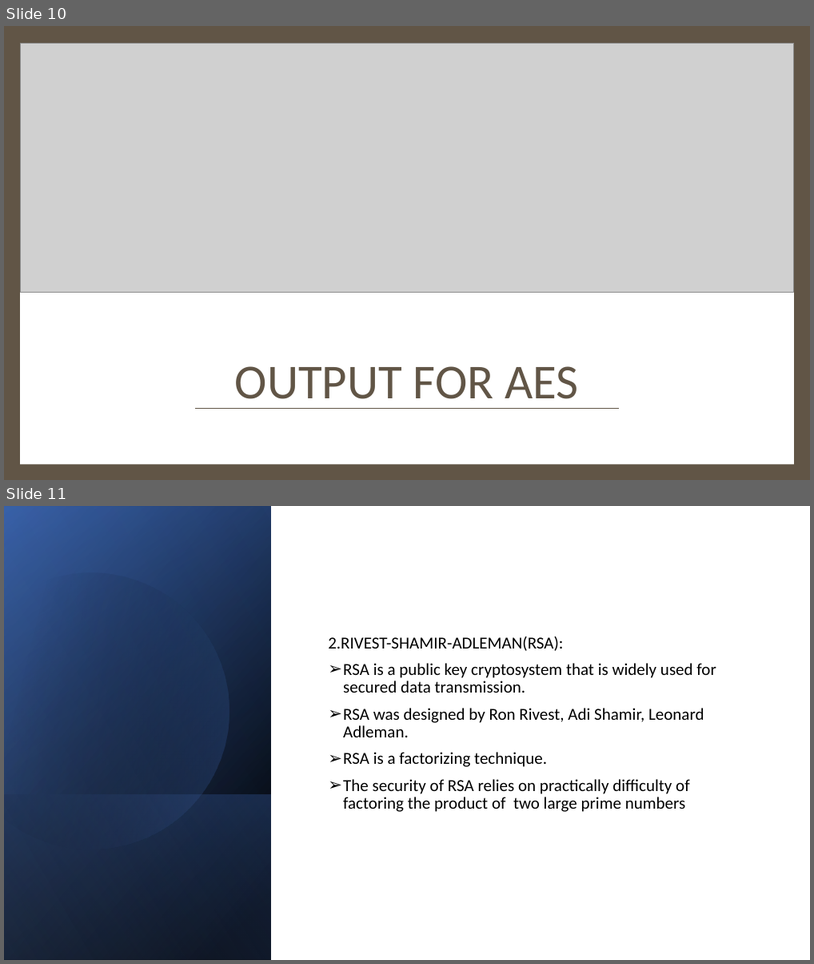
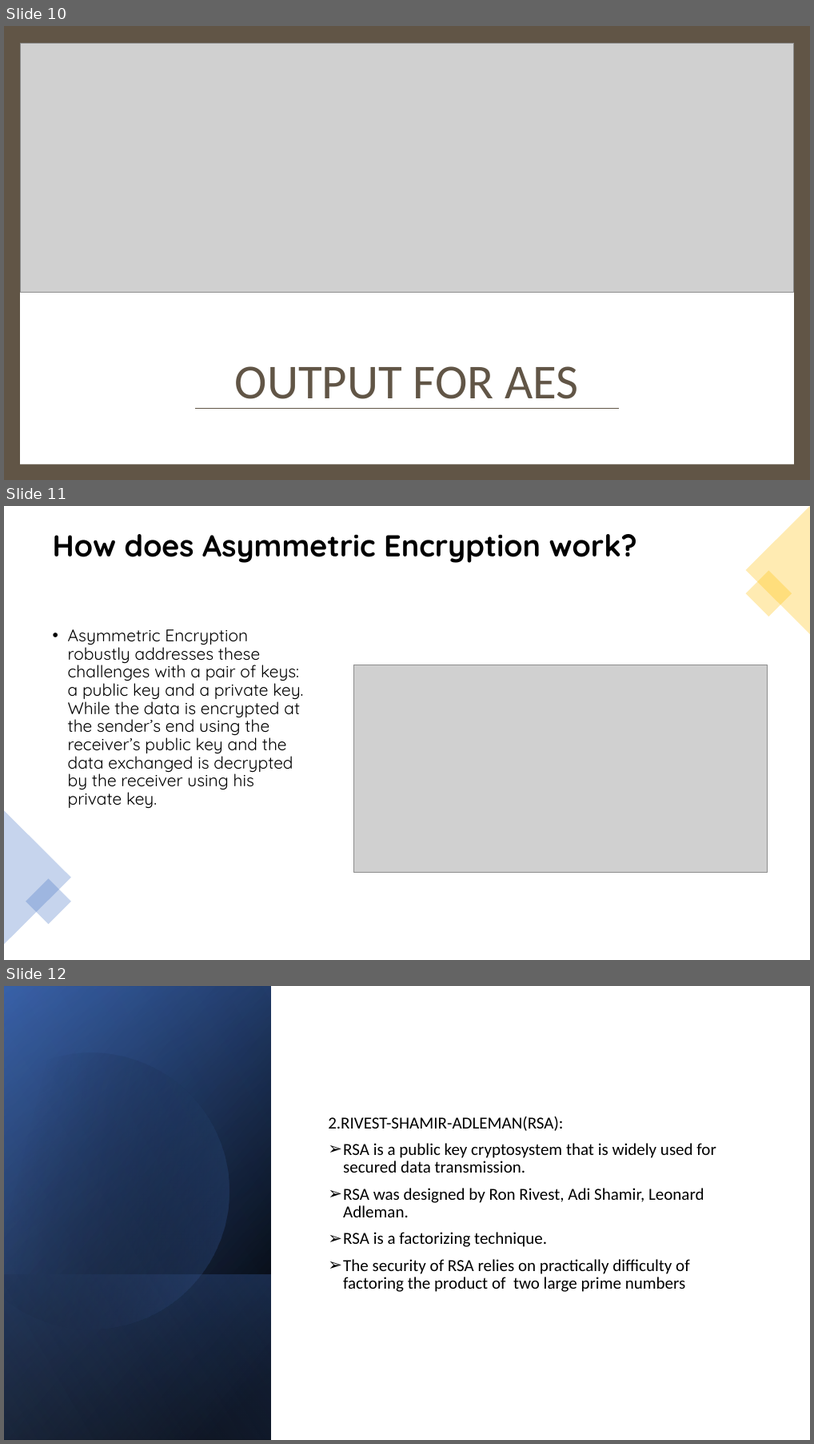
Before and after one commit to KarthikReddy1170/TEXT-ENCRYPTION-USING-VARIOUS-ALGORITHMS, a slide deck: TEXT ENCRYPTION USING VARIOUS ALGORTHIMS-2.pptx. Shown one above the other, each under a label of ours: slides 10 and 11 before the commit, slides 10, 11 and 12 after it. The pictures are 814x964 and 814x1444 pixels, drawn with LibreOffice and Linux fonts; fonts in the diff are those of the drawing; grey boxes stand for pictures. Boxes give left, top, right and bottom in pixels: in the first picture for what was removed or moved away, otherwise in the second. Text is boxed around its words. In the diff, an @@ line names an element or a change of style, - is before the commit and + after.

```diff
--- a/TEXT ENCRYPTION USING VARIOUS ALGORTHIMS-2.pptx
+++ b/TEXT ENCRYPTION USING VARIOUS ALGORTHIMS-2.pptx
@@ slide 11 added at <box>4,506,810,960</box>, background #FFFFFF @@
@@ triangle added at <box>746,506,810,634</box>, fill #FFC000 at 30% opacity @@
@@ title added at <box>53,534,638,563</box>, 36 pt, text #000000, bold @@
+How does Asymmetric Encryption work?
@@ rectangle added at <box>746,571,792,617</box>, fill #FFC000 at 30% opacity @@
@@ text added at <box>68,629,303,808</box>, 20 pt, text #000000 @@
+• Asymmetric Encryption robustly addresses these challenges with a pair of keys: a public key and a private key. While the data is encrypted at the sender’s end using the receiver’s public key and the data exchanged is decrypted by the receiver using his private key.
@@ picture added at <box>354,665,768,872</box> @@
@@ triangle added at <box>4,810,71,944</box>, fill #4472C4 at 30% opacity @@
@@ rectangle added at <box>26,878,71,924</box>, fill #4472C4 at 30% opacity @@
@@ what was slide 11 is now slide 12 @@
```
Also in this commit, not shown: 1 other file.
